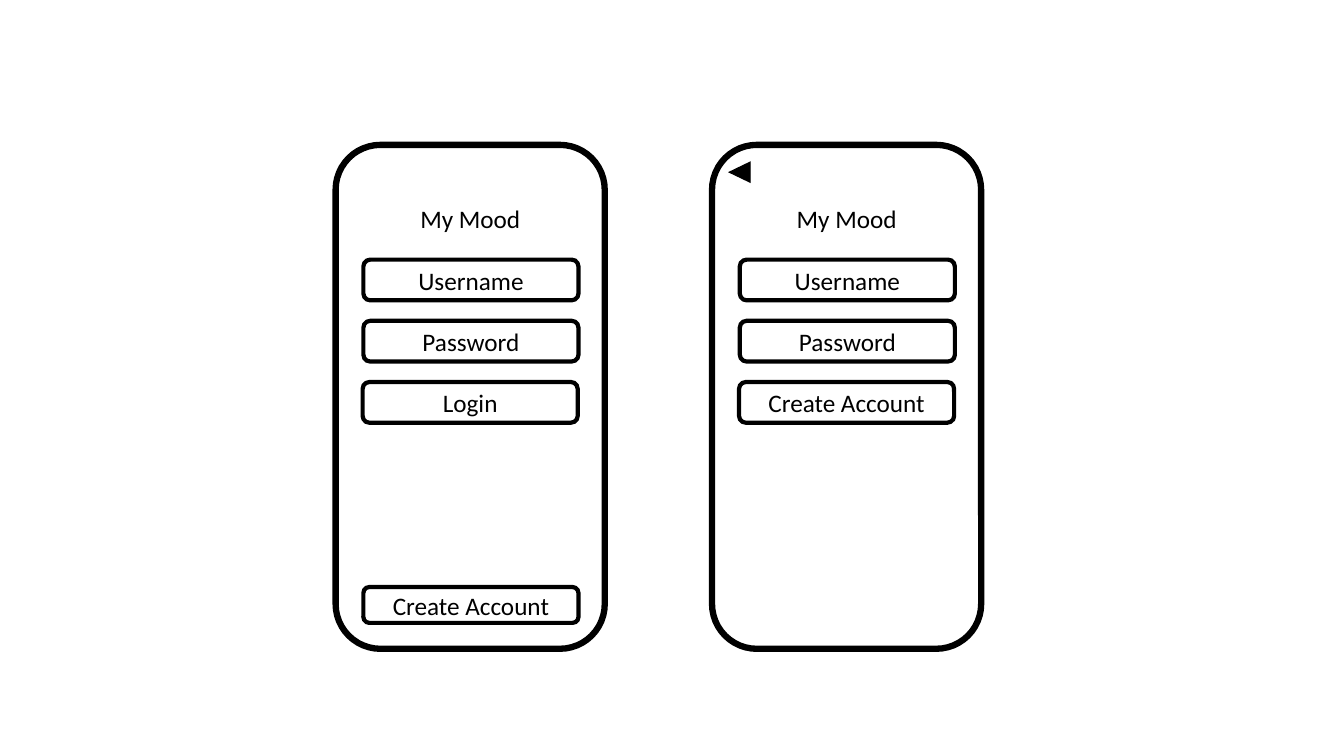
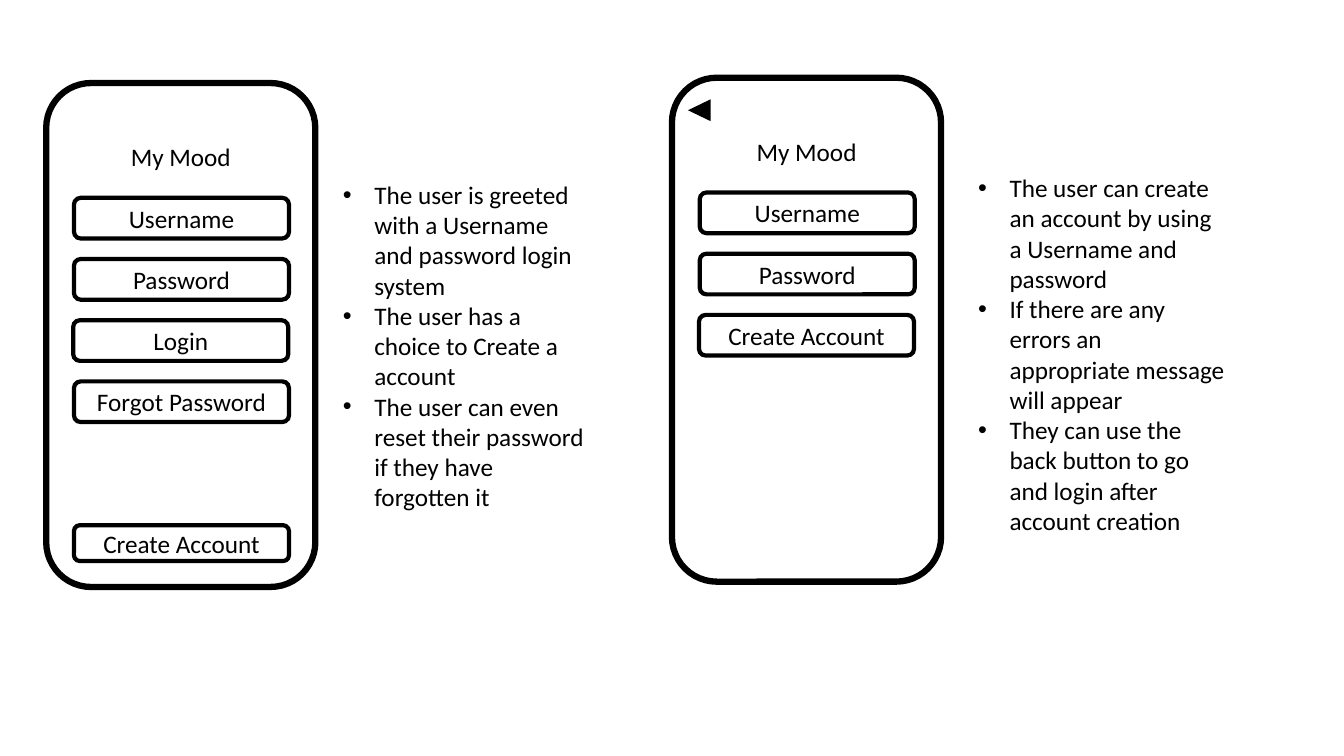
Before and after one commit to ORead6/MAD-CW, a slide deck: slide 1 of Proposal Sketches/Screen Sketchups.pptx. Drawn at 1344x756 pixels with LibreOffice and Linux fonts; fonts in the diff are those of the drawing. Boxes give left, top, right and bottom in pixels: in the first picture for what was removed or moved away, otherwise in the second. Text is boxed around its words. In the diff, an @@ line names an element or a change of style, - is before the commit and + after.

```diff
--- a/Proposal Sketches/Screen Sketchups.pptx
+++ b/Proposal Sketches/Screen Sketchups.pptx
@@ 5 rounded rectangles, 1 text: place and size @@
-5 rounded rectangles, 1 text at box(336, 145, 605, 649)
+5 rounded rectangles, 1 text at box(46, 83, 316, 587)
@@ 4 rounded rectangles: place and size @@
-4 rounded rectangles at box(712, 145, 981, 649)
+4 rounded rectangles at box(673, 78, 942, 582)
@@ triangle: place and size @@
-triangle at box(730, 162, 750, 182)
+triangle at box(690, 100, 710, 120)
@@ text "My Mood": place and size @@
-text "My Mood" at box(797, 210, 896, 232)
+text "My Mood" at box(757, 143, 856, 165)
@@ text added at box(1010, 179, 1225, 530), 18 pt, text #000000 @@
+• The user can create an account by using a Username and password
+• If there are any errors an appropriate message will appear
+• They can use the back button to go and login after account creation
@@ text added at box(374, 186, 584, 511), 18 pt, text #000000 @@
+• The user is greeted with a Username and password login system
+• The user has a choice to Create a account
+• The user can even reset their password if they have forgotten it
@@ rounded rectangle added at box(74, 381, 288, 421), fill #FFFFFF, outline #000000 3 pt, 18 pt, text #000000 @@
+Forgot Password
```
Also in this commit, not shown: 2 other slides changed, 3 slides added, 1 slide removed.
